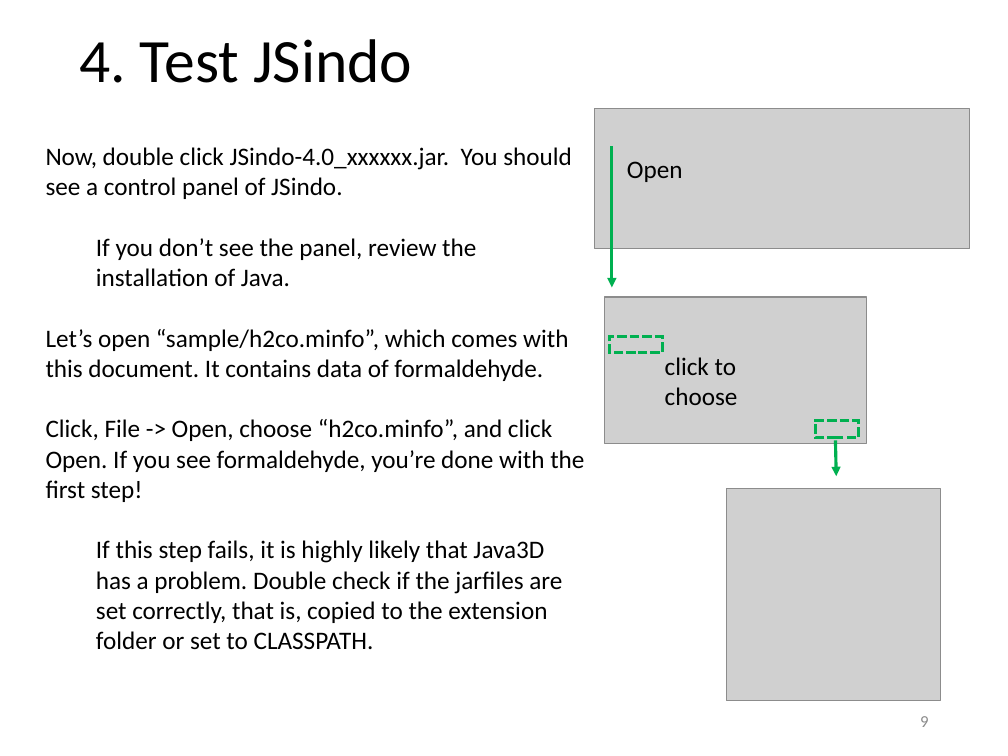
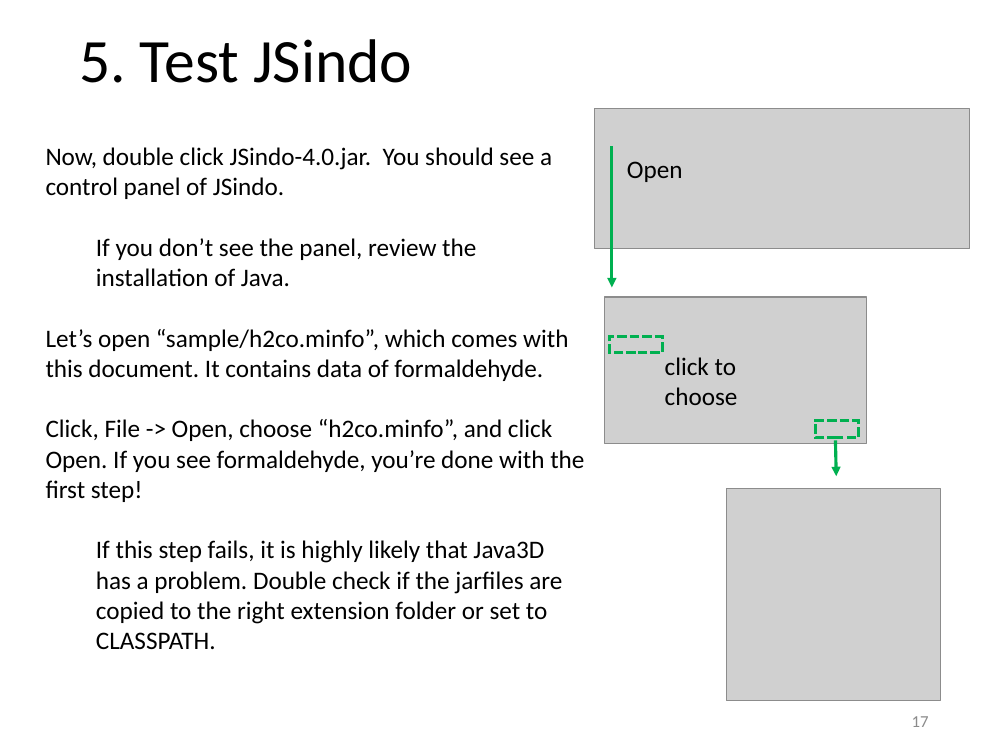
Before and after one commit to yagikiyoshi/sindo, a slide deck: slide 18 of doc/JSindo/install.pptx (slide 10 before the commit). Drawn at 1008x756 pixels with LibreOffice and Linux fonts; fonts in the diff are those of the drawing; grey boxes stand for pictures. Boxes give left, top, right and bottom in pixels: in the first picture for what was removed or moved away, otherwise in the second. Text is boxed around its words. In the diff, an @@ line names an element or a change of style, - is before the commit and + after.

```diff
--- a/doc/JSindo/install.pptx
+++ b/doc/JSindo/install.pptx
@@ title at box(79, 39, 412, 83): text changed @@
-4. Test JSindo
+5. Test JSindo
@@ text at box(46, 147, 552, 199): text changed @@
-Now, double click JSindo-4.0_xxxxxx.jar. You should see a control panel of JSindo.
+Now, double click JSindo-4.0.jar. You should see a control panel of JSindo.
@@ text at box(96, 540, 562, 649): text changed @@
-  If this step fails, it is highly likely that Java3D has a problem. Double check if the jarfiles are set correctly, that is, copied to the extension folder or set to CLASSPATH.
+  If this step fails, it is highly likely that Java3D has a problem. Double check if the jarfiles are copied to the right extension folder or set to CLASSPATH.
@@ page number at box(912, 716, 929, 727): text changed @@
-9
+17
```
Also in this commit, not shown: 10 other slides changed, 18 slides added, 1 other file.
